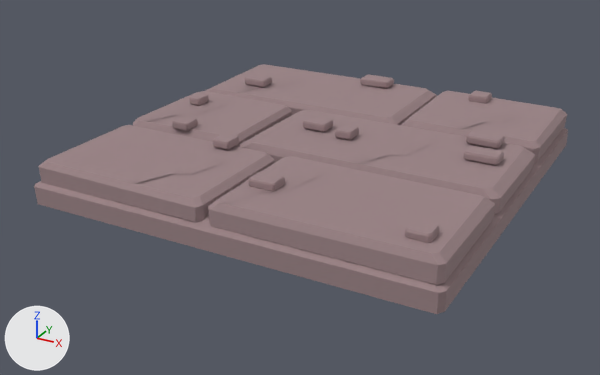
Before and after pictures for a commit that changed the FBX model Assets/_Game/Art/AshenRuins/ScorchedFlagstone.fbx.
One viewpoint serves both versions: a 50 mm lens placed at (1.78, -3.48, 1.43), pointed at (-0.07, -0.12, -0.25). The axes (+X, +Y, +Z) are drawn at lower left. The lights are the same throughout. The picture after the commit comes second. Vertices at exactly the same position are counted once.

Names of what the first picture shows: 'RuinsPaint.RuinsPaint'.
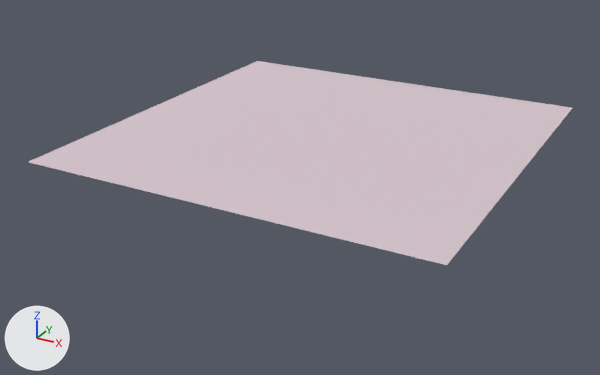
Changed parts and their boxes (x1, y1, x2, y2) in the pictures (600 x 375 px):
'RuinsPaint.RuinsPaint', reshaped, recoloured (18% shorter)
    before: (34, 64, 568, 314)
    after: (29, 61, 572, 265)

What the commit changed:
Material 'RuinsPaving' (mat_ruinspaving) is new.
Its base color is (0.68, 0.56, 0.61) (light grey #d7c5cd).
Its roughness is 0.91.
me_ruinspaint is used by ob_ruinspaint_ruinspaint; location (0.0, 0.0, 0.0).
me_ruinspaint had 668 vertices, 512 faces and spanned x -1.0..1.0, y -1.0..1.0, z -0.22..0.06.
me_ruinspaint no longer uses material mat_ruinspaint (grey #9b8486).
me_ruinspaint now has 4 vertices, 1 face and spans x -1.0..1.0, y -1.0..1.0, z 0.01.
me_ruinspaint part 1: 668 vertices removed from x -1.0..1.0, y -1.0..1.0, z -0.22..0.06; 4 vertices added at x -1.0..1.0, y -1.0..1.0, z 0.01.
me_ruinspaint gains material mat_ruinspaving (light grey #d7c5cd).
